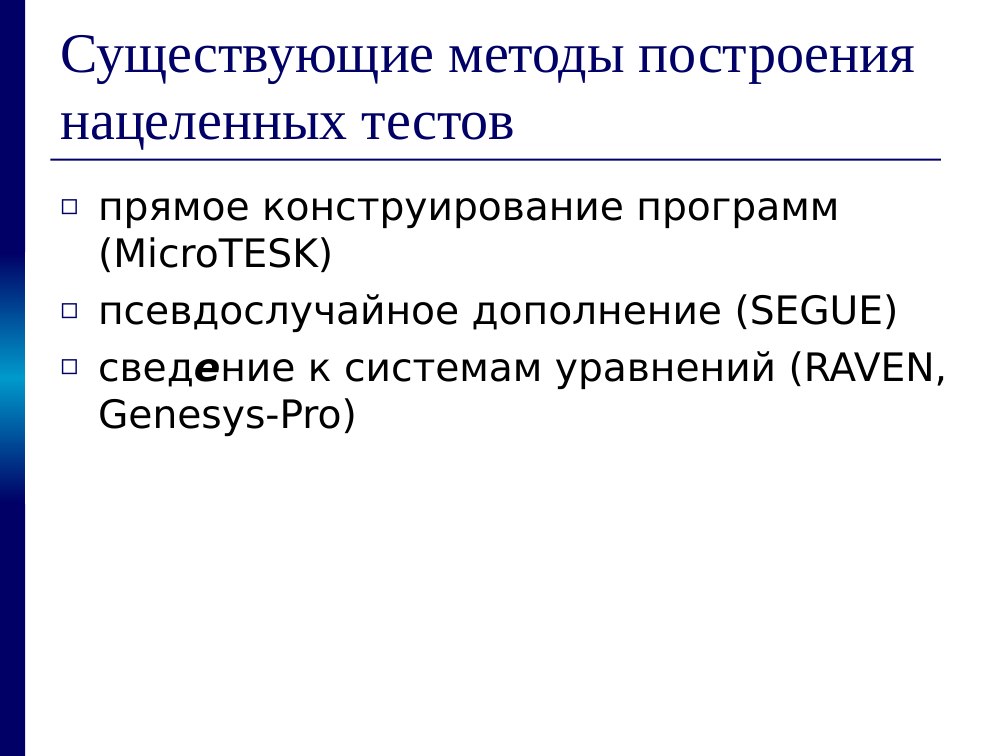
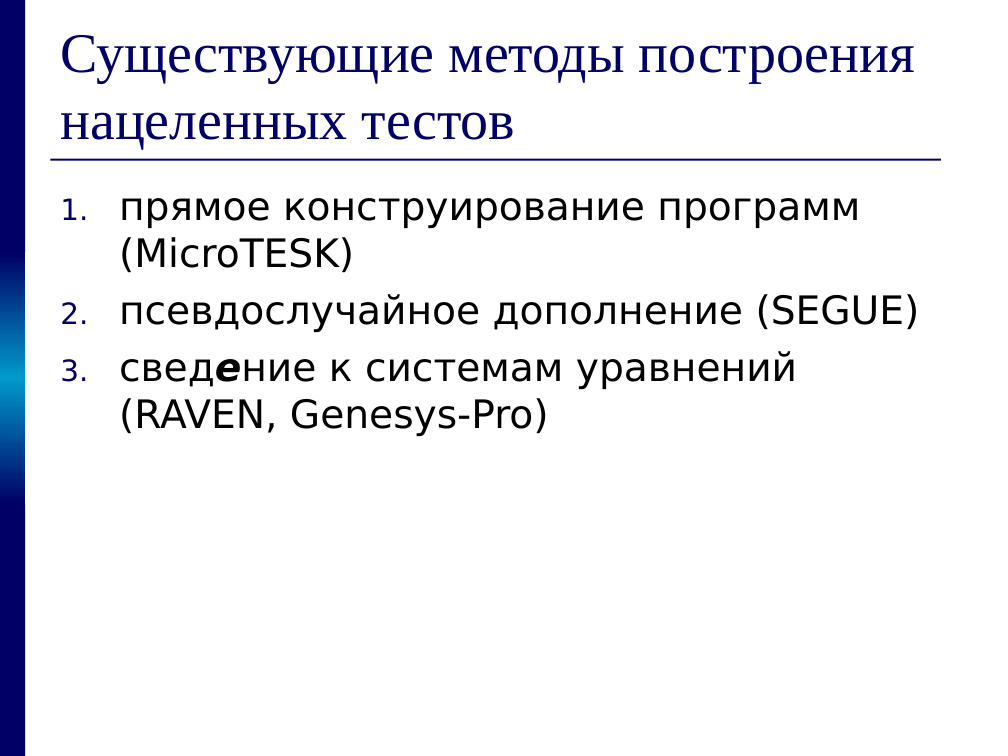
Before and after one commit to kornevgen/tesla-project, a slide deck: slide 8 of papers/THESIS/talks/pred/prethesis9.ppt (slide 7 before the commit). Drawn at 1008x756 pixels with LibreOffice and Linux fonts; fonts in the diff are those of the drawing. Boxes give left, top, right and bottom in pixels: in the first picture for what was removed or moved away, otherwise in the second. Text is boxed around its words. In the diff, an @@ line names an element or a change of style, - is before the commit and + after.

```diff
--- a/papers/THESIS/talks/pred/prethesis9.ppt
+++ b/papers/THESIS/talks/pred/prethesis9.ppt
@@ text "прямое конструирование программ (MicroTESK)" at <box>119,198,920,436</box>: bullet ◻ to 1. @@
```
Also in this commit, not shown: 6 other slides changed, 9 slides added, 18 slides removed.
